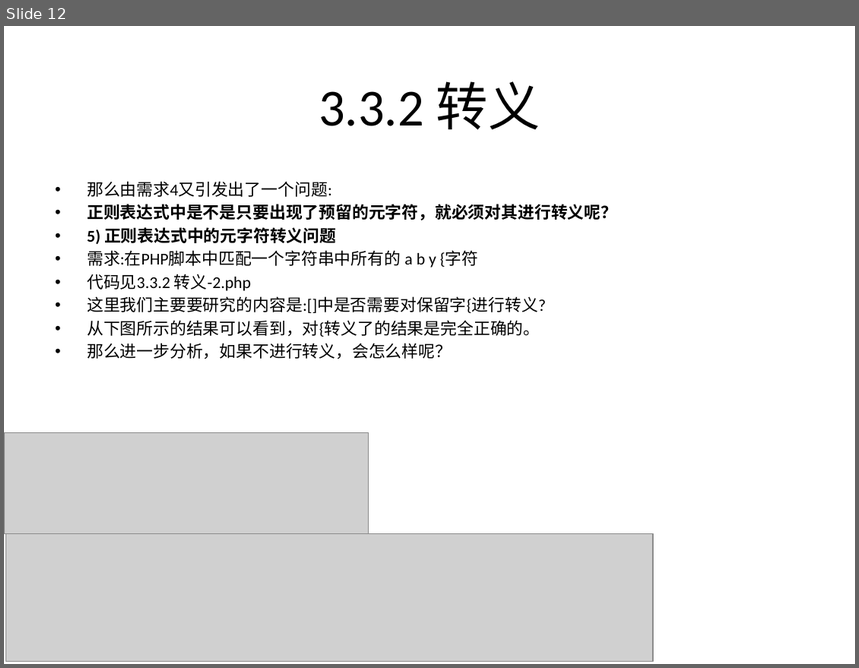
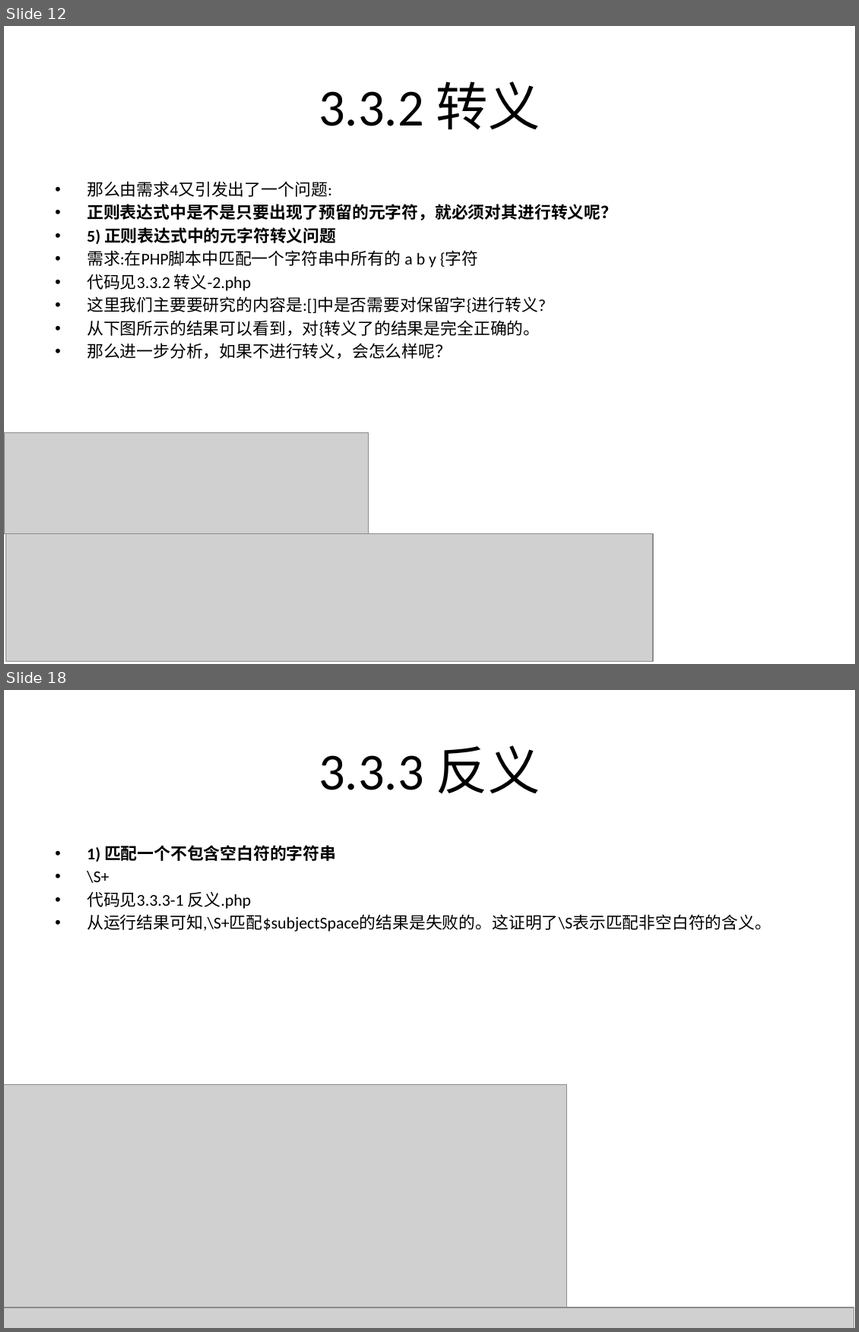
Before and after one commit to rayallen20/regularExpressions, a slide deck: 《PHP核心技术与最佳实践》第3章--正则表达式基础与应用/3.3 正则表达式匹配规则.pptx. Shown one above the other, each under a label of ours: slide 12 before the commit, slides 12 and 18 after it; the slides between them are not shown. The pictures are 859x668 and 859x1332 pixels, drawn with LibreOffice and Linux fonts; fonts in the diff are those of the drawing; grey boxes stand for pictures. Boxes give left, top, right and bottom in pixels: in the first picture for what was removed or moved away, otherwise in the second. Text is boxed around its words. In the diff, an @@ line names an element or a change of style, - is before the commit and + after.

```diff
--- a/《PHP核心技术与最佳实践》第3章--正则表达式基础与应用/3.3 正则表达式匹配规则.pptx
+++ b/《PHP核心技术与最佳实践》第3章--正则表达式基础与应用/3.3 正则表达式匹配规则.pptx
@@ slide 18 added at bbox=[4, 690, 855, 1328], background #FFFFFF @@
@@ title added at bbox=[319, 745, 541, 794], 44 pt, text #000000 @@
+3.3.3 反义
@@ text added at bbox=[87, 845, 772, 932], 14 pt, text #000000 @@
+• 1) 匹配一个不包含空白符的字符串
+• \S+
+• 代码见3.3.3-1 反义.php
+• 从运行结果可知,\S+匹配$subjectSpace的结果是失败的。这证明了\S表示匹配非空白符的含义。
@@ picture added at bbox=[4, 1085, 567, 1312] @@
@@ picture added at bbox=[4, 1308, 854, 1328] @@
```
Also in this commit, not shown: 3 slides changed, 6 other slides added, 3 other files.
